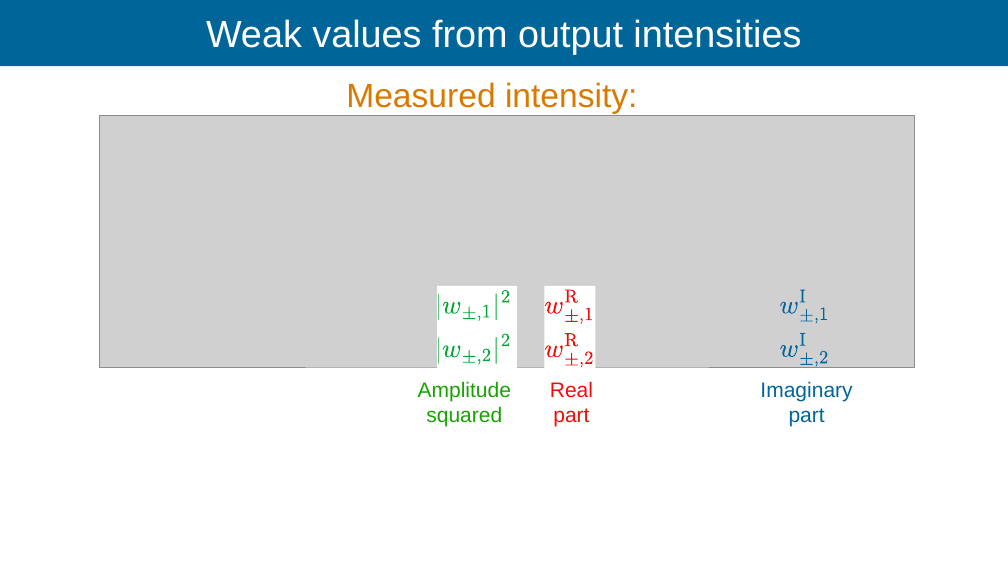
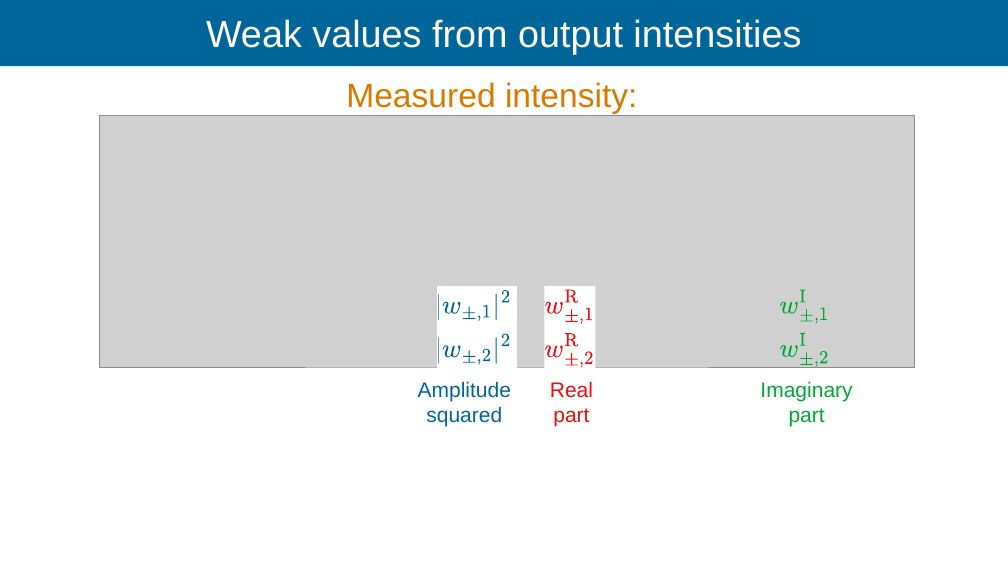
Before and after one commit to Ismaele-vincent/PhD, a slide deck: slide 97 of 2026/Talks/ILL Seminar/ILL seminar 2026 ver3.odp. Drawn at 1008x567 pixels with LibreOffice and Linux fonts; fonts in the diff are those of the drawing; grey boxes stand for pictures; background and template pictures are left out. Boxes give left, top, right and bottom in pixels: in the first picture for what was removed or moved away, otherwise in the second. Text is boxed around its words. In the diff, an @@ line names an element or a change of style, - is before the commit and + after.

```diff
--- a/2026/Talks/ILL Seminar/ILL seminar 2026 ver3.odp
+++ b/2026/Talks/ILL Seminar/ILL seminar 2026 ver3.odp
@@ fill #00A933 to #006699 in 14 elements at (x1=438, y1=293, x2=438, y2=320), (x1=443, y1=301, x2=460, y2=314), (x1=462, y1=307, x2=475, y2=320), (x1=478, y1=315, x2=481, y2=320), (x1=484, y1=305, x2=490, y2=317), (x1=496, y1=293, x2=496, y2=320), (x1=502, y1=290, x2=509, y2=303), (x1=438, y1=337, x2=438, y2=363), (x1=443, y1=345, x2=460, y2=357), (x1=462, y1=350, x2=475, y2=363), (x1=478, y1=359, x2=481, y2=364), (x1=483, y1=348, x2=490, y2=361), (x1=496, y1=337, x2=496, y2=363), (x1=502, y1=333, x2=509, y2=346) @@
@@ fill #006699 to #00A933 in 10 elements at (x1=780, y1=301, x2=797, y2=314), (x1=799, y1=289, x2=805, y2=302), (x1=800, y1=309, x2=812, y2=322), (x1=815, y1=318, x2=818, y2=323), (x1=821, y1=308, x2=827, y2=320), (x1=780, y1=345, x2=797, y2=357), (x1=799, y1=333, x2=805, y2=346), (x1=800, y1=352, x2=812, y2=365), (x1=815, y1=361, x2=818, y2=366), (x1=820, y1=351, x2=827, y2=363) @@
@@ text "Amplitude" at (x1=418, y1=381, x2=511, y2=427): text colour #18A303 to #006699 @@
@@ text "Imaginary" at (x1=760, y1=381, x2=852, y2=427): text colour #006699 to #00A933 @@
```
Also in this commit, not shown: 7 other slides changed, 7 slides added, 3 slides removed, 3 other files.
